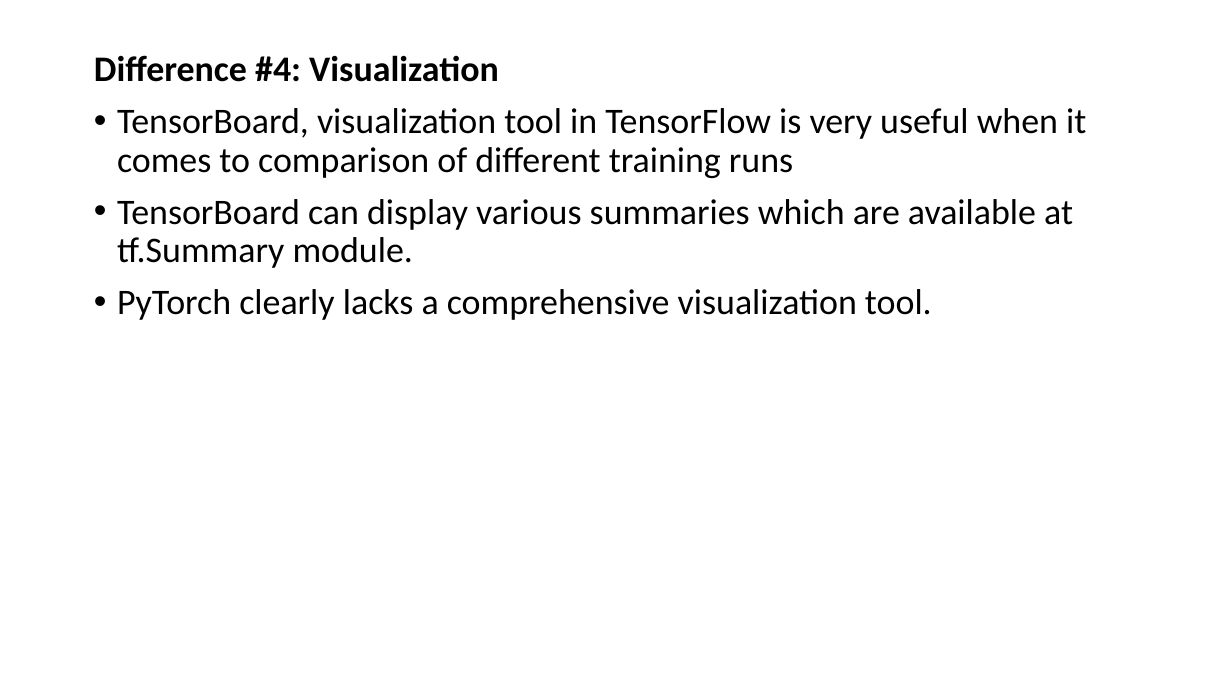
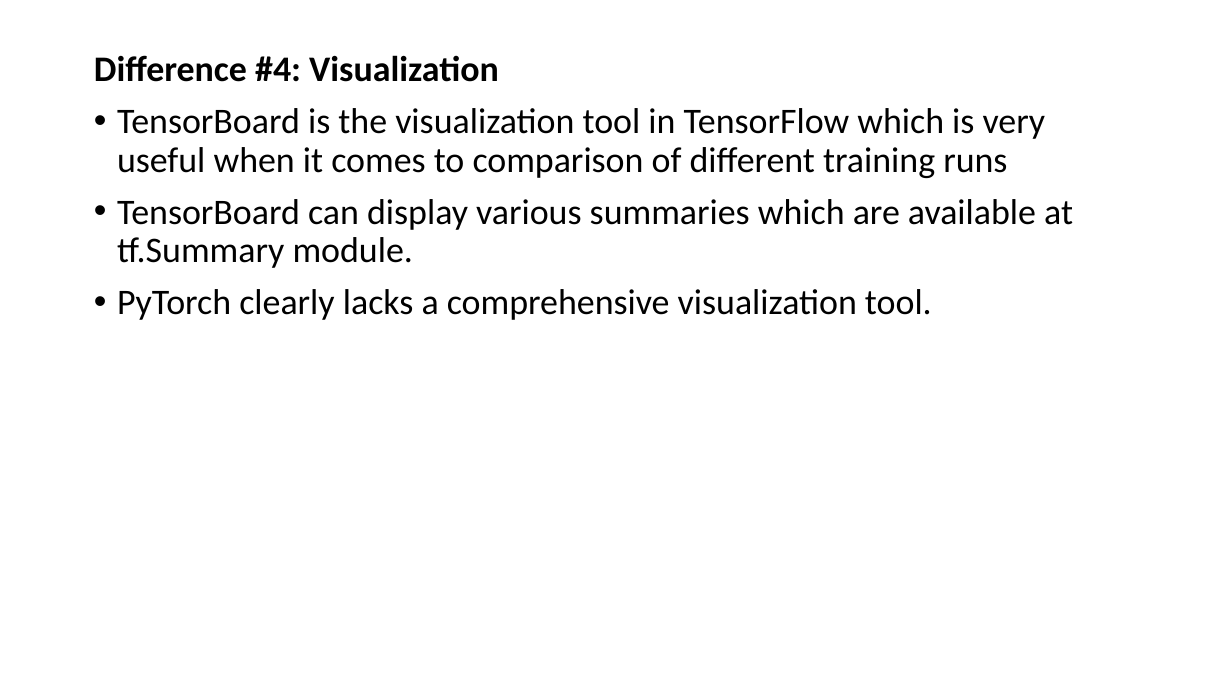
Before and after one commit to chaituValKanO/ImageClassificationUsingTransferLearning, a slide deck: slide 43 of presentation/ImageClassificationusingTransferLearning.pptx. Drawn at 1232x693 pixels with LibreOffice and Linux fonts; fonts in the diff are those of the drawing. Boxes give left, top, right and bottom in pixels: in the first picture for what was removed or moved away, otherwise in the second. Text is boxed around its words. In the diff, an @@ line names an element or a change of style, - is before the commit and + after.

```diff
--- a/presentation/ImageClassificationusingTransferLearning.pptx
+++ b/presentation/ImageClassificationusingTransferLearning.pptx
@@ text at (117, 108, 1046, 178): text changed @@
-• TensorBoard, visualization tool in TensorFlow is very useful when it comes to comparison of different training runs
+• TensorBoard is the visualization tool in TensorFlow which is very useful when it comes to comparison of different training runs
```
Also in this commit, not shown: 6 other slides changed, 3 slides added.
